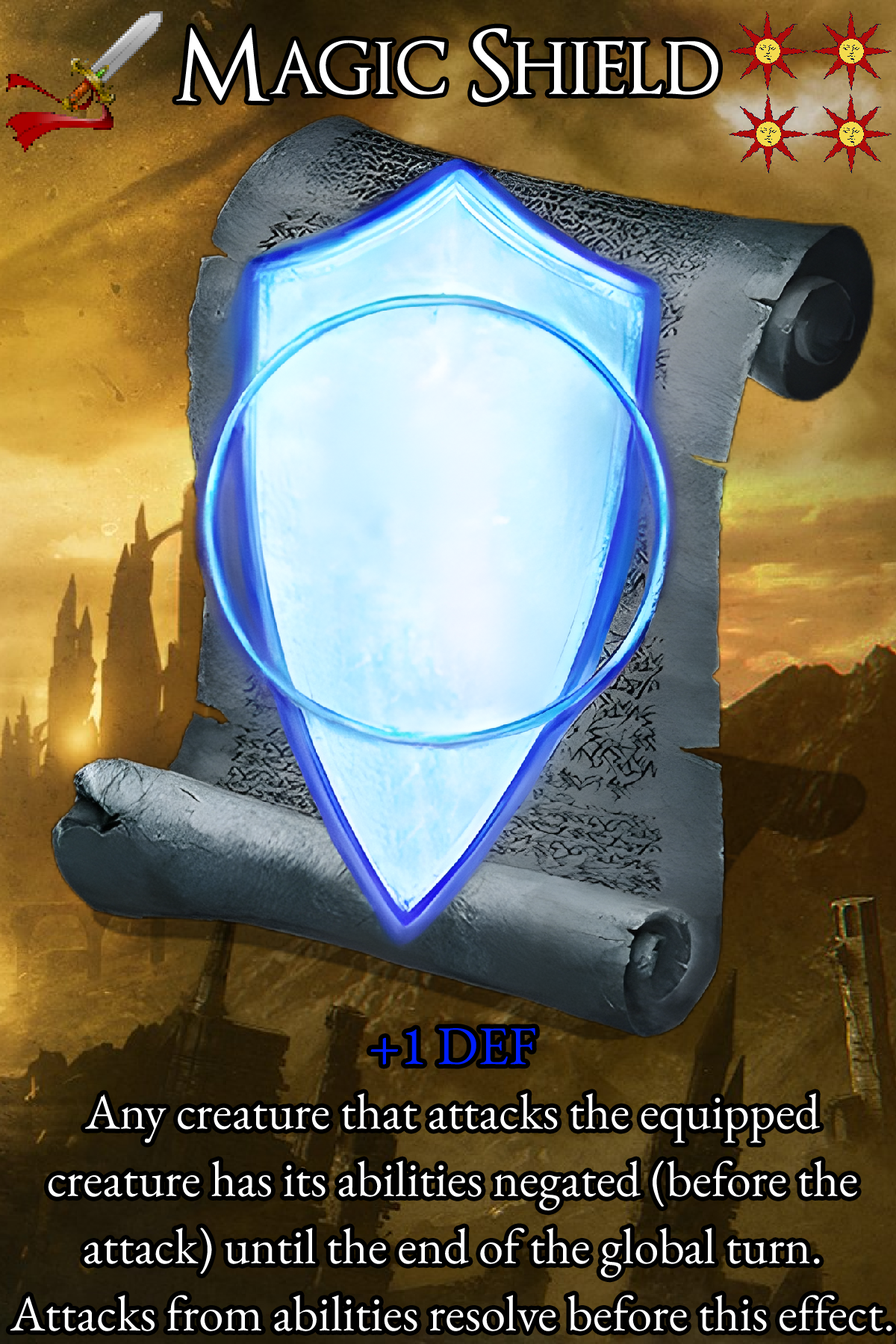
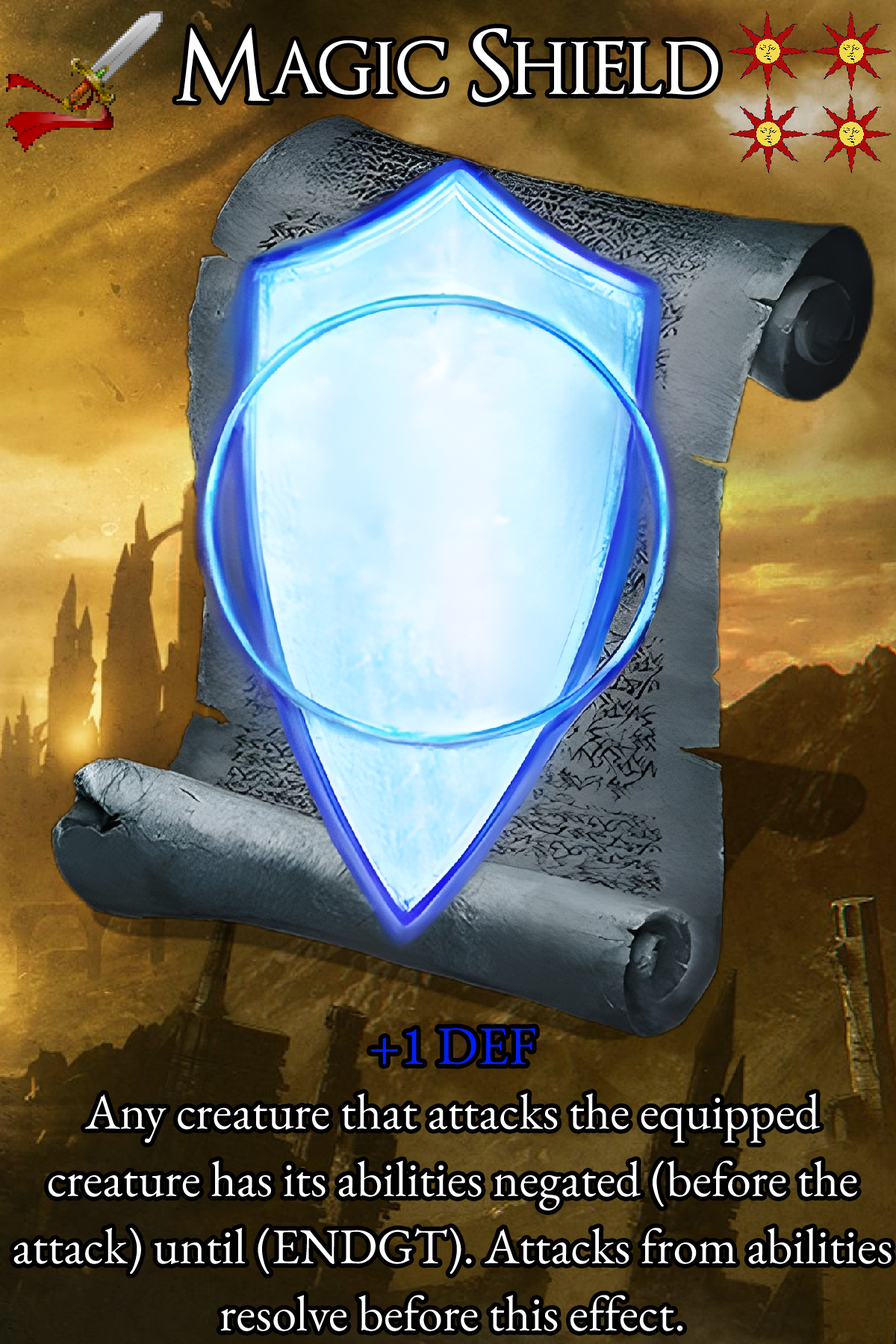
Comparing the layer stacks of the two (896, 1344) images. Changes:
painted on "Ability" over [9, 1227, 892, 1332]
